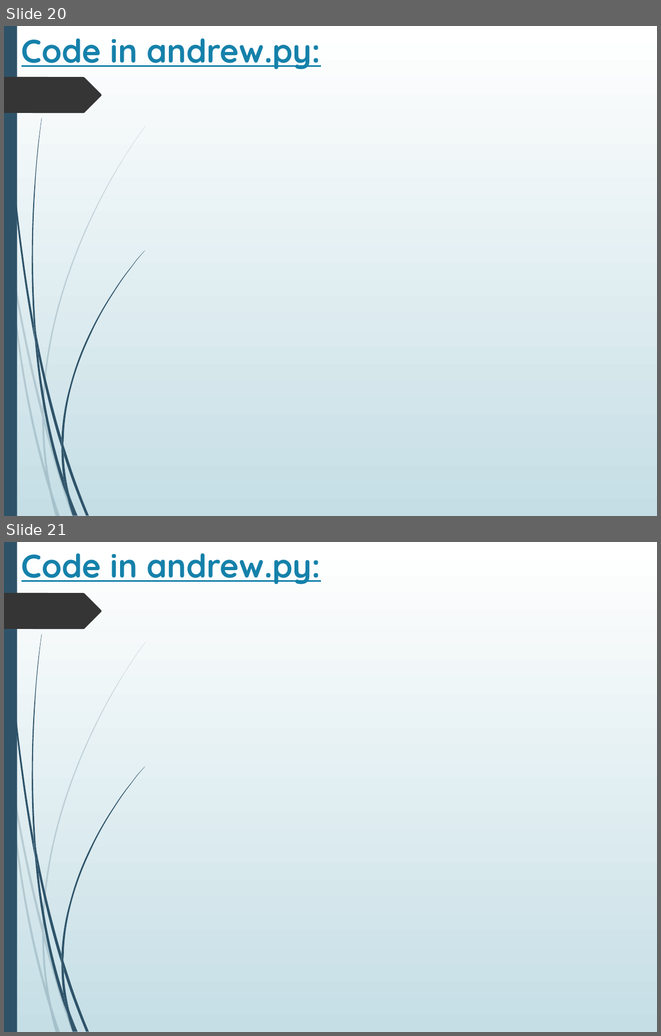
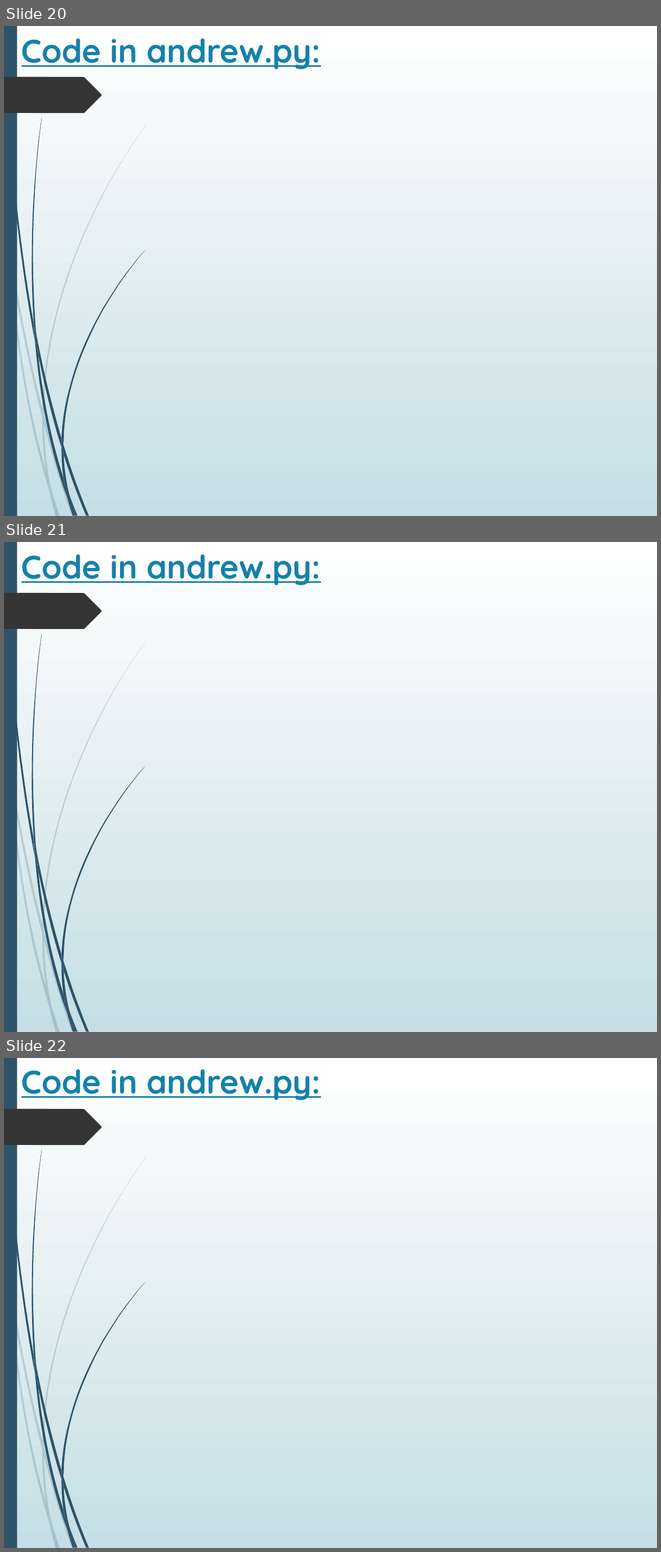
Before and after one commit to Hy-per-ion/andrew-voice-assistant, a slide deck: app/Personal_Robot_with_AI_enabled_Voice_Assistant.pptx. Shown one above the other, each under a label of ours: slides 20 and 21 before the commit, slides 20, 21 and 22 after it. The pictures are 661x1036 and 661x1552 pixels, drawn with LibreOffice and Linux fonts; fonts in the diff are those of the drawing; background and template pictures are left out. Boxes give left, top, right and bottom in pixels: in the first picture for what was removed or moved away, otherwise in the second. Text is boxed around its words. In the diff, an @@ line names an element or a change of style, - is before the commit and + after.

Commit message:
andrew 2.0

```diff
--- a/app/Personal_Robot_with_AI_enabled_Voice_Assistant.pptx
+++ b/app/Personal_Robot_with_AI_enabled_Voice_Assistant.pptx
@@ slide 21 added at [4, 542, 657, 1032], background picture (left out); not listed: 24 template elements that a slide beside it also shows @@
@@ title added at [21, 554, 321, 585], 36 pt, text #1581AA, bold, underline @@
+Code in andrew.py:
@@ what was slide 21 is now slide 22 @@
```
Also in this commit, not shown: 1 slide changed.
